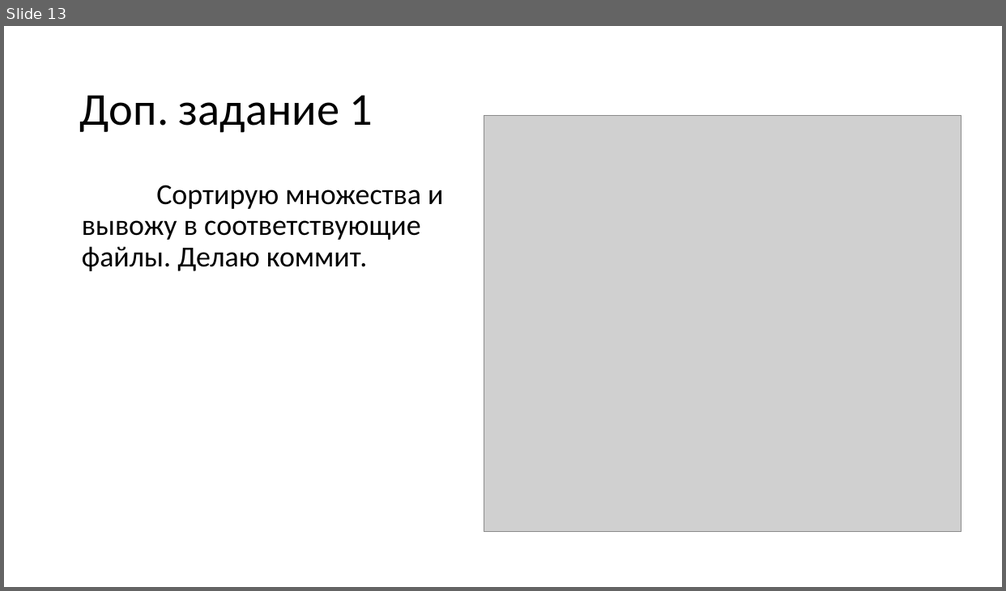
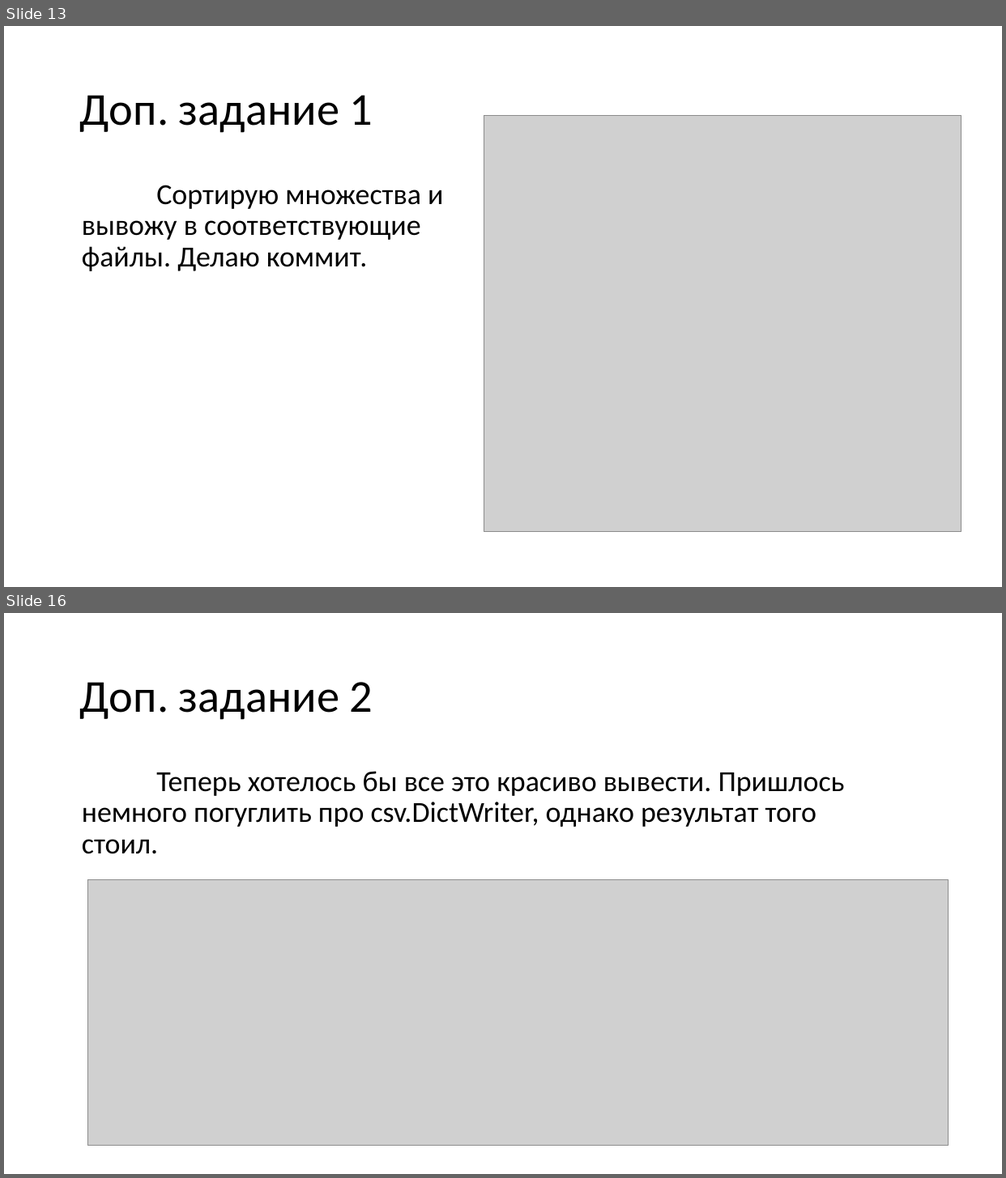
Before and after one commit to Stangenzirkel4/Lab-1, a slide deck: Отчет по лабораторной работе №1.pptx. Shown one above the other, each under a label of ours: slide 13 before the commit, slides 13 and 16 after it; the slides between them are not shown. The pictures are 1006x591 and 1006x1178 pixels, drawn with LibreOffice and Linux fonts; fonts in the diff are those of the drawing; grey boxes stand for pictures. Boxes give left, top, right and bottom in pixels: in the first picture for what was removed or moved away, otherwise in the second. Text is boxed around its words. In the diff, an @@ line names an element or a change of style, - is before the commit and + after.

```diff
--- a/Отчет по лабораторной работе №1.pptx
+++ b/Отчет по лабораторной работе №1.pptx
@@ slide 16 added at <box>4,613,1002,1174</box>, background #FFFFFF @@
@@ title added at <box>80,682,373,720</box>, 44 pt, text #000000 @@
+Доп. задание 2
@@ text added at <box>82,771,845,854</box>, 28 pt, text #000000 @@
+  Теперь хотелось бы все это красиво вывести. Пришлось немного погуглить про csv.DictWriter, однако результат того стоил.
@@ picture added at <box>88,879,948,1146</box> @@
```
Also in this commit, not shown: 1 slide changed, 3 other slides added, 1 slide removed.
